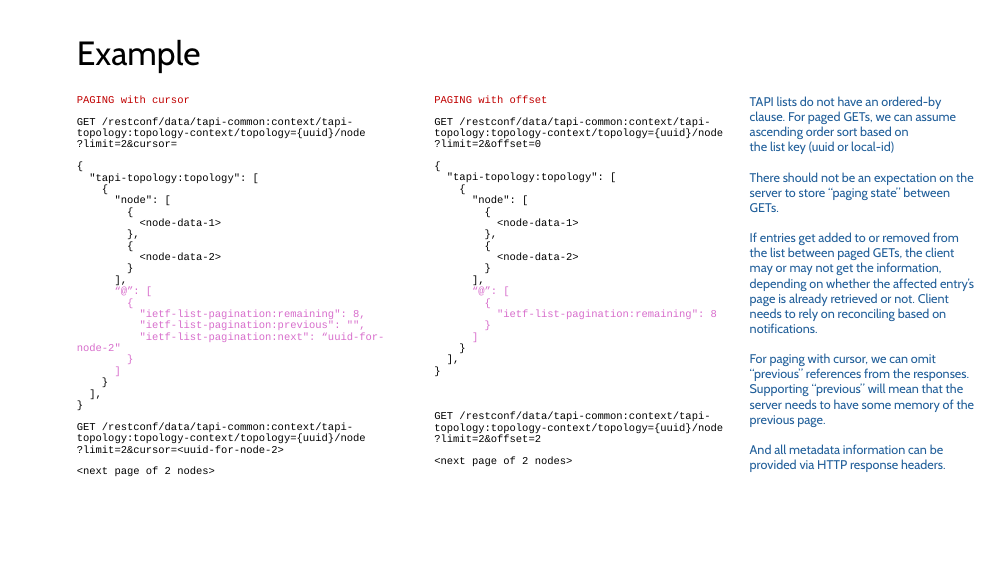
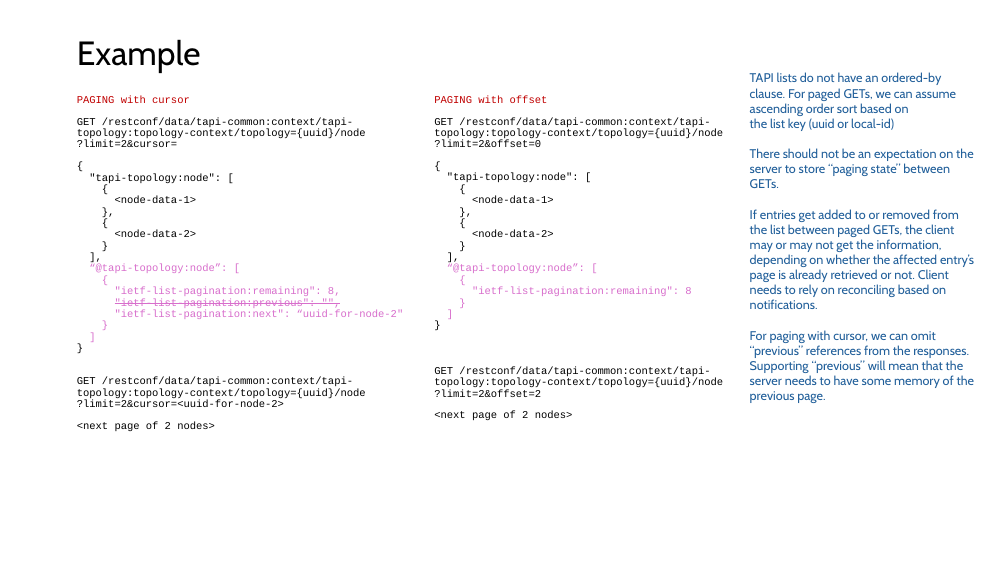
Before and after one commit to Open-Network-Models-and-Interfaces-ONMI/TAPI-Activities, a slide deck: slide 11 of ContributionsForDiscussions/onmi2025.RJ.001_TAPI_pagination.pptx. Drawn at 1008x567 pixels with LibreOffice and Linux fonts; fonts in the diff are those of the drawing. Boxes give left, top, right and bottom in pixels: in the first picture for what was removed or moved away, otherwise in the second. Text is boxed around its words. In the diff, an @@ line names an element or a change of style, - is before the commit and + after.

```diff
--- a/ContributionsForDiscussions/onmi2025.RJ.001_TAPI_pagination.pptx
+++ b/ContributionsForDiscussions/onmi2025.RJ.001_TAPI_pagination.pptx
@@ text "TAPI lists do not have ..." moved from (x1=750, y1=96, x2=975, y2=472) to (x1=750, y1=72, x2=975, y2=403) @@
@@ text at (x1=89, y1=173, x2=404, y2=319): text changed @@
-{
-"tapi-topology:topology": [
-{
-"node": [
-{
-<node-data-1>
-},
-{
-<node-data-2>
-}
-],
-“@”: [
-{
-"ietf-list-pagination:remaining": 8,
-"ietf-list-pagination:previous": "",
-"ietf-list-pagination:next": “uuid-for-node-2"
-}
-]
-}
-],
-}
+{
+"tapi-topology:node": [
+{
+<node-data-1>
+},
+{
+<node-data-2>
+}
+],
+“@tapi-topology:node”: [
+{
+"ietf-list-pagination:remaining": 8,
+"ietf-list-pagination:previous": "",
+"ietf-list-pagination:next": “uuid-for-node-2"
+}
+]
+}
@@ text at (x1=434, y1=173, x2=723, y2=397): text changed @@
-{
-"tapi-topology:topology": [
-{
-"node": [
-{
-<node-data-1>
-},
-{
-<node-data-2>
-}
-],
-“@”: [
-{
-"ietf-list-pagination:remaining": 8
-}
-]
-}
-],
-}
-GET /restconf/data/tapi-common:context/tapi-topology:topology-context/topology={uuid}/node
-?limit=2&offset=2
+{
+"tapi-topology:node": [
+{
+<node-data-1>
+},
+{
+<node-data-2>
+}
+],
+“@tapi-topology:node”: [
+{
+"ietf-list-pagination:remaining": 8
+}
+]
+}
+GET /restconf/data/tapi-common:context/tapi-topology:topology-context/topology={uuid}/node
+?limit=2&offset=2
@@ text at (x1=750, y1=444, x2=946, y2=472): paragraph removed @@
-And all metadata information can be provided via HTTP response headers.
```
